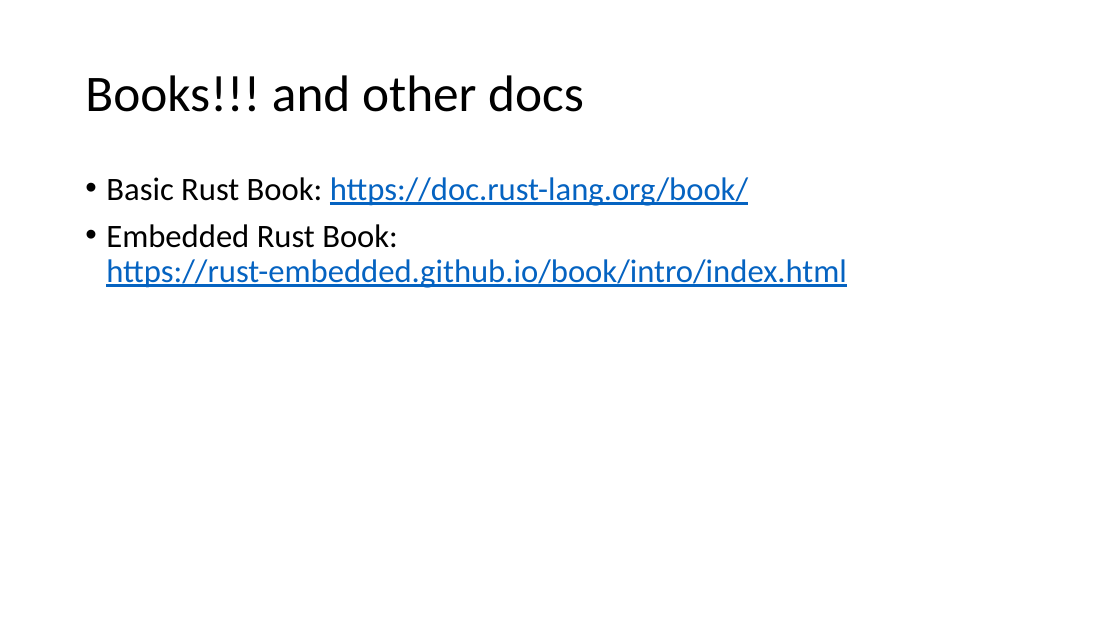
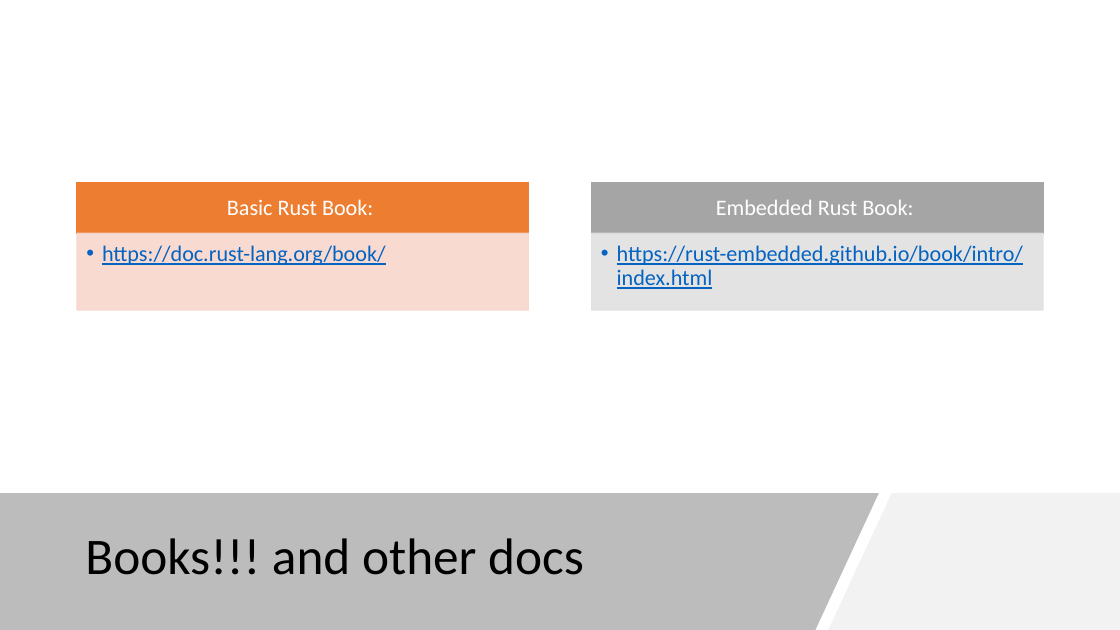
Before and after one commit to ProgrammerAL/Presentations-2019, a slide deck: slide 10 of 09-04 - Making the Case for Rust/Making the Case for Rust.pptx. Drawn at 1120x630 pixels with LibreOffice and Linux fonts; fonts in the diff are those of the drawing. Boxes give left, top, right and bottom in pixels: in the first picture for what was removed or moved away, otherwise in the second. Text is boxed around its words. In the diff, an @@ line names an element or a change of style, - is before the commit and + after.

```diff
--- a/09-04 - Making the Case for Rust/Making the Case for Rust.pptx
+++ b/09-04 - Making the Case for Rust/Making the Case for Rust.pptx
@@ text removed at [106,177,847,288] @@
-• Basic Rust Book: https://doc.rust-lang.org/book/
-• Embedded Rust Book: https://rust-embedded.github.io/book/intro/index.html
@@ group added at [77,183,1043,310]: 4 rectangles, 4 texts @@
+Basic Rust Book:
+  • https://doc.rust-lang.org/book/
+Embedded Rust Book:
+  • https://rust-embedded.github.io/book/intro/index.html
@@ freeform shape added at [0,493,879,630], fill #595959 at 40% opacity @@
@@ title "Books!!! and other docs": place and size @@
-title "Books!!! and other docs" at [85,75,584,112]
+title "Books!!! and other docs" at [85,538,584,575]
@@ freeform shape added at [828,493,1120,630], fill #F2F2F2 @@
```
Also in this commit, not shown: 17 other slides changed, 1 other file.
